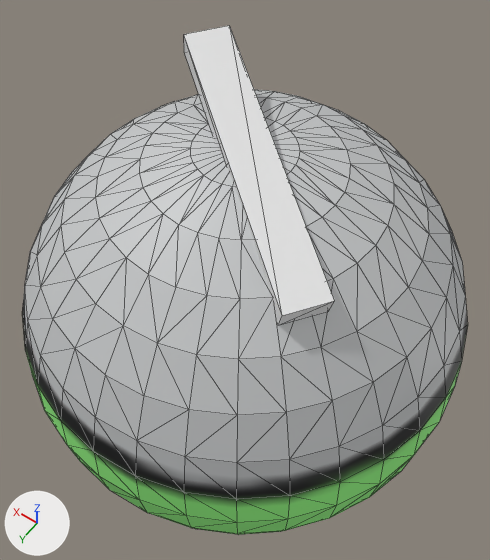
A saved change to the OBJ model Resources/Sample/Enemy/enemy.obj.
Both versions are drawn from a 50 mm camera at (-1.09, 1.52, 2.61) aimed at (0.04, -0.05, 0.14). The axes (+X, +Y, +Z) are drawn at lower left. The lights are the same throughout. Mesh edges are drawn as thin lines. Where no turn or scale is listed for an object, it has been applied to the vertices.

In view in the first picture: '球', '立方体'.
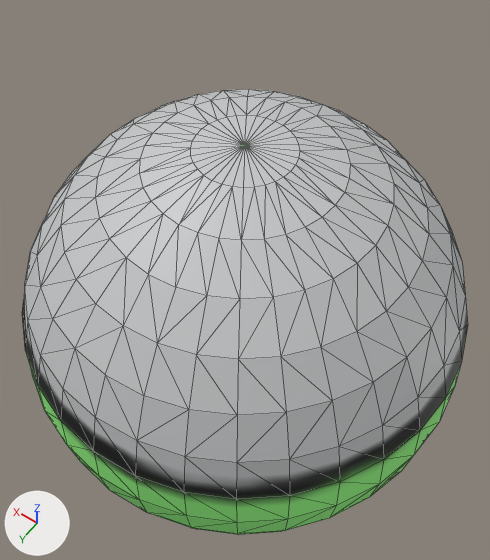
The newer file is also turned or shifted as a whole; pictures and numbers use the older file's frame.

What differs and where, as boxes (x1, y1, x2, y2) in the pictures (490 x 560 px):
```json
{"object": "立方体", "change": "deleted", "before": [184, 25, 335, 325]}
```

Edits to the scene script, one JSON object a line:
```json
{"op": "remove", "block": "ob_立方体", "code": ["ob_立方体 = bpy.data.objects.new('立方体', me_立方体)", "ob_立方体.location = (0.0, 0.0, 0.0)"]}
```
